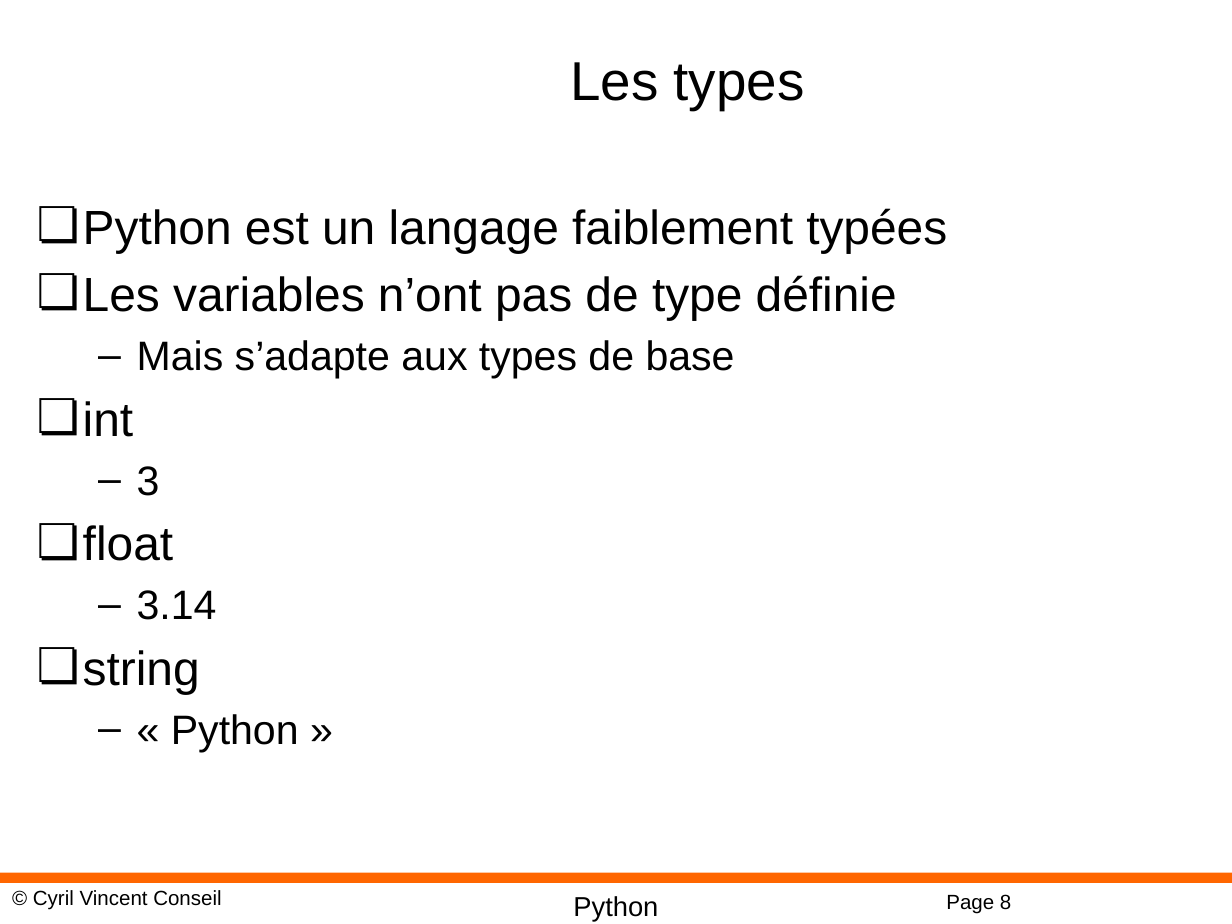
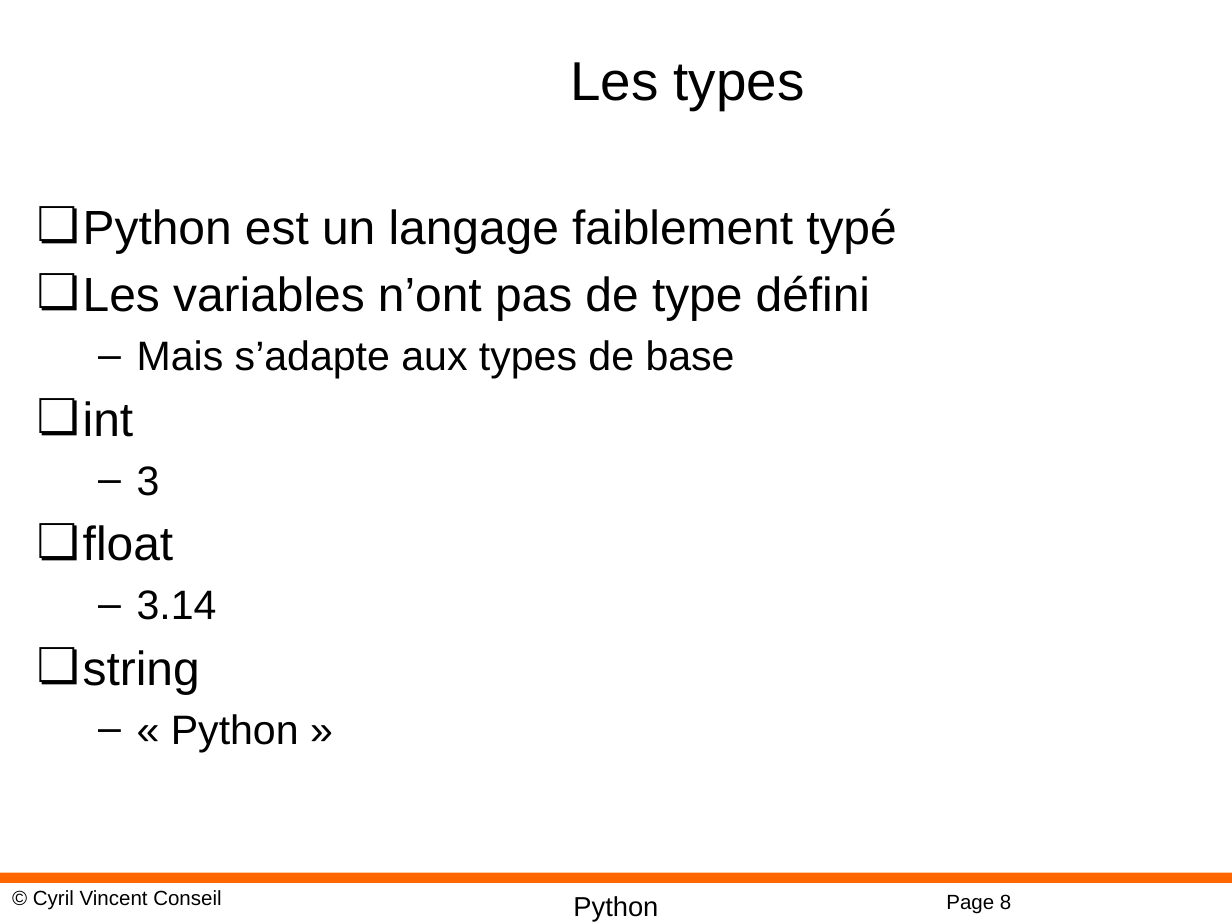
Before and after one commit to cyrilvincent/python, a slide deck: slide 8 of ppt/Python02-Variables.pptx. Drawn at 1232x924 pixels with LibreOffice and Linux fonts; fonts in the diff are those of the drawing; background and template pictures are left out. Boxes give left, top, right and bottom in pixels: in the first picture for what was removed or moved away, otherwise in the second. Text is boxed around its words. In the diff, an @@ line names an element or a change of style, - is before the commit and + after.

```diff
--- a/ppt/Python02-Variables.pptx
+++ b/ppt/Python02-Variables.pptx
@@ text at (83, 208, 896, 320): text changed @@
-❏ Python est un langage faiblement typées
-❏ Les variables n’ont pas de type définie
+❏ Python est un langage faiblement typé
+❏ Les variables n’ont pas de type défini
```
Also in this commit, not shown: 1 slide removed, 1 other file.
